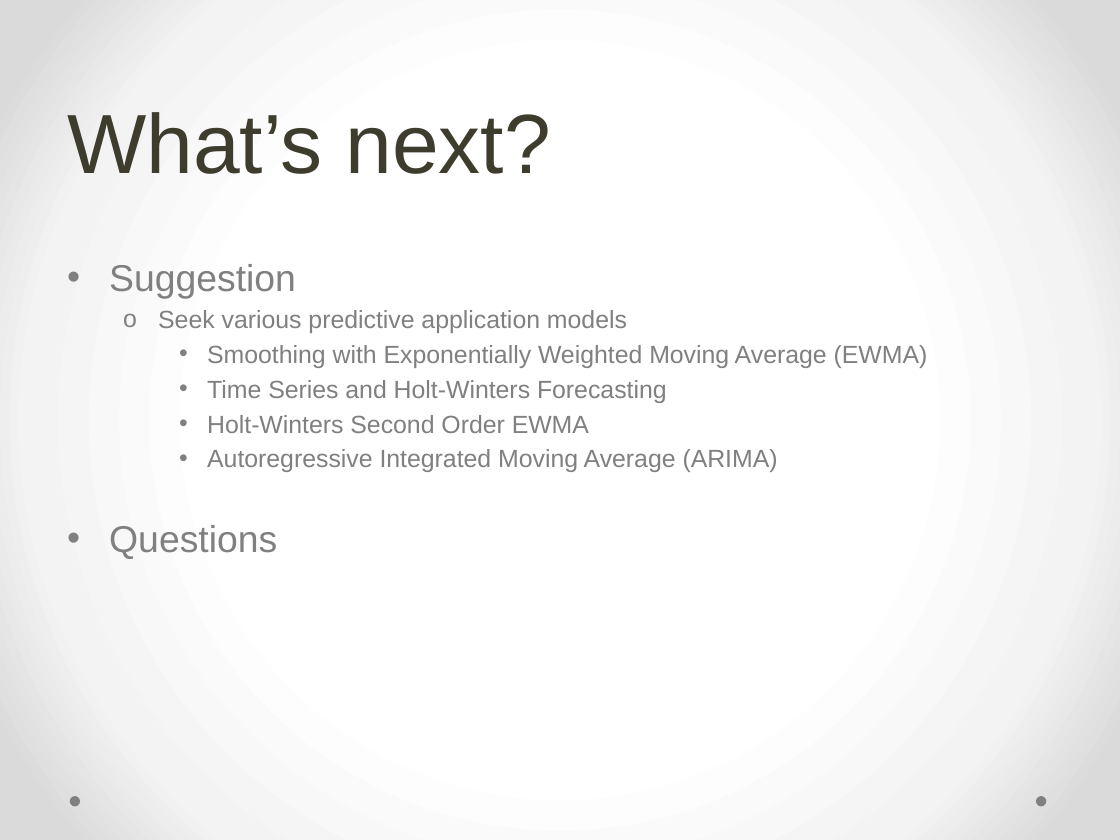
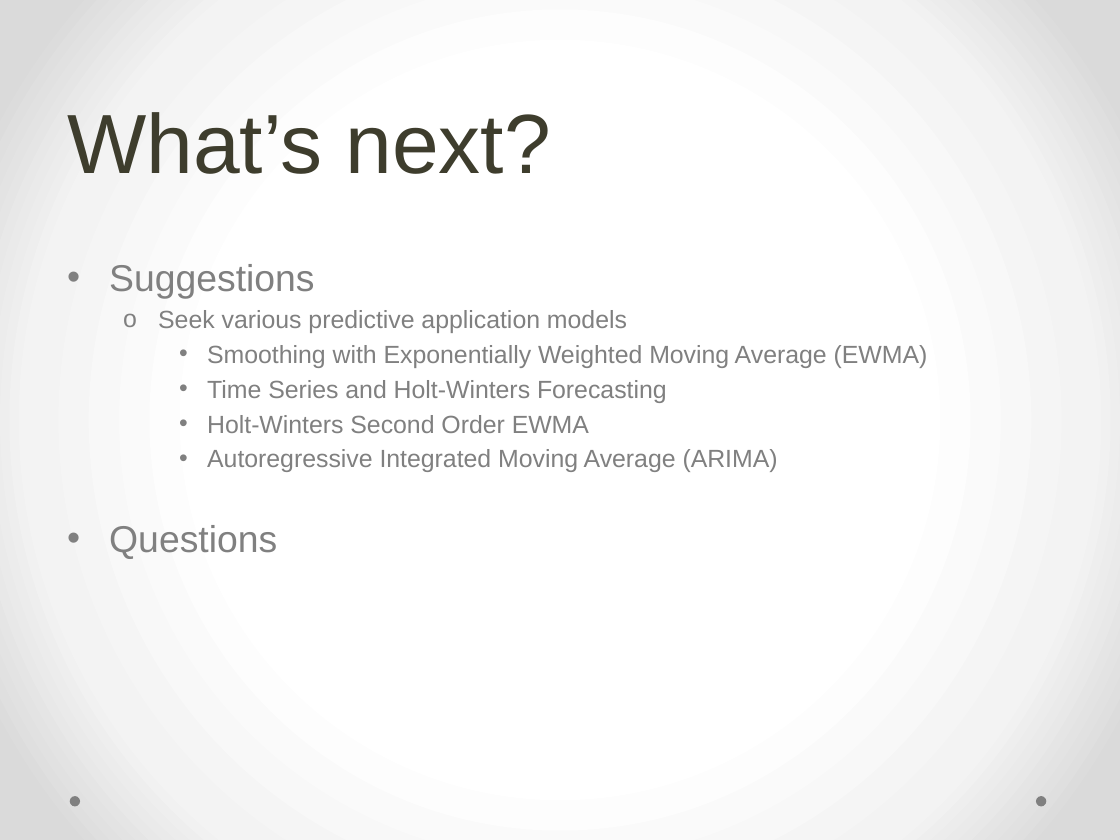
Before and after one commit to JimmyLiang888/SF_Dat_17_WORK, a slide deck: slide 13 of DS_Project/JLiang_XAU.pptx. Drawn at 1120x840 pixels with LibreOffice and Linux fonts; fonts in the diff are those of the drawing. Boxes give left, top, right and bottom in pixels: in the first picture for what was removed or moved away, otherwise in the second. Text is boxed around its words. In the diff, an @@ line names an element or a change of style, - is before the commit and + after.

```diff
--- a/DS_Project/JLiang_XAU.pptx
+++ b/DS_Project/JLiang_XAU.pptx
@@ text at <box>109,264,314,298</box>: text changed @@
-• Suggestion
+• Suggestions
```
Also in this commit, not shown: 3 other slides changed, 4 slides added, 4 slides removed.
